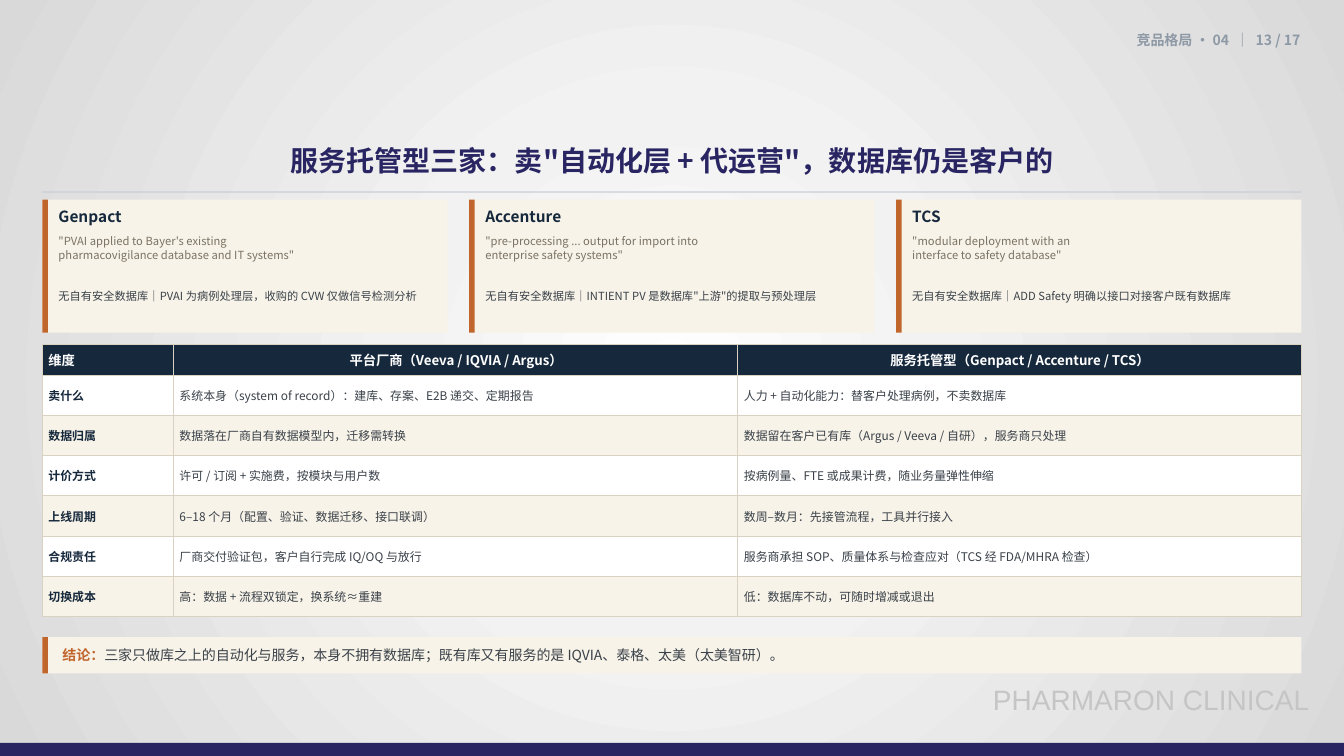
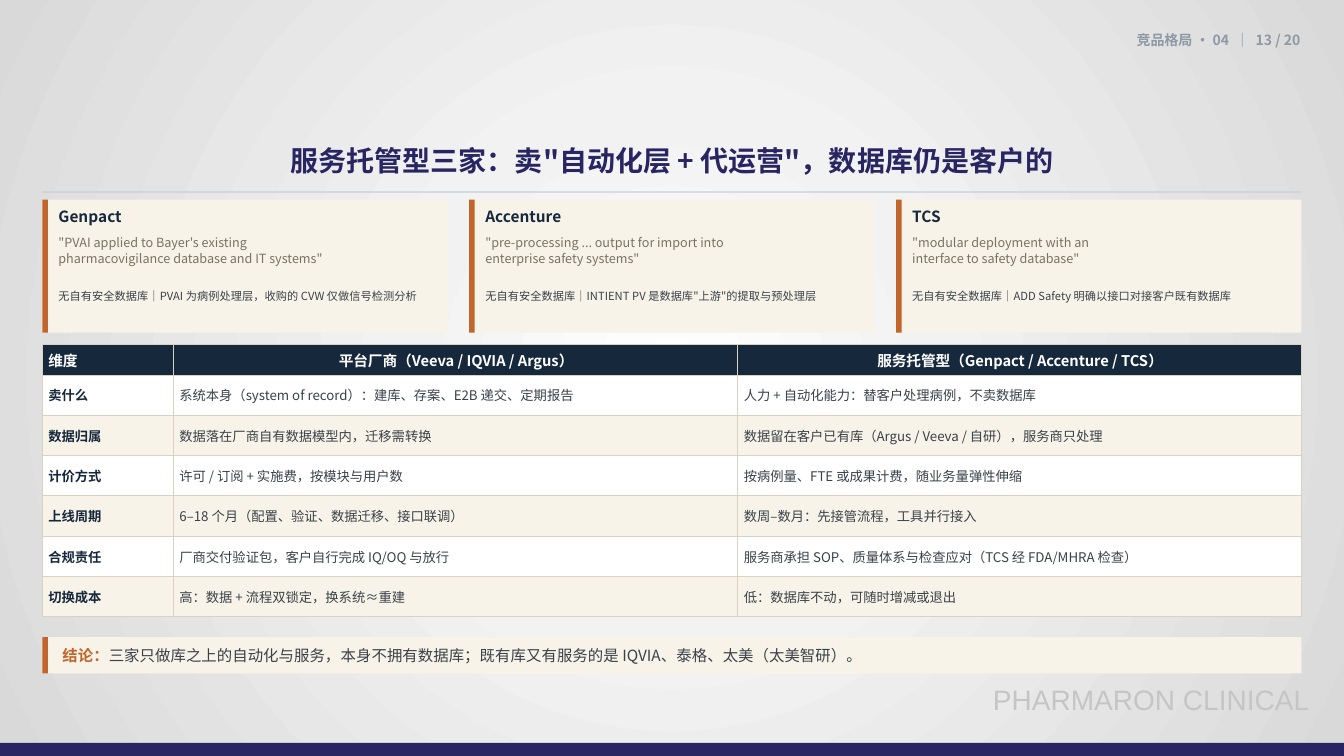
Before and after one commit to Eros-Python/TRAE-CODE, a slide deck: slide 13 of PV数据库市场调研总结-20261111.pptx. Drawn at 1344x756 pixels with LibreOffice and Linux fonts; fonts in the diff are those of the drawing; background and template pictures are left out. Boxes give left, top, right and bottom in pixels: in the first picture for what was removed or moved away, otherwise in the second. Text is boxed around its words. In the diff, an @@ line names an element or a change of style, - is before the commit and + after.

```diff
--- a/PV数据库市场调研总结-20261111.pptx
+++ b/PV数据库市场调研总结-20261111.pptx
@@ text at (x1=1137, y1=33, x2=1300, y2=46): text changed @@
-竞品格局 · 04 ｜ 13 / 17
+竞品格局 · 04 ｜ 13 / 20
@@ size 8 to 9 pt in 3 elements at (x1=58, y1=237, x2=322, y2=266), (x1=485, y1=237, x2=723, y2=266), (x1=912, y1=237, x2=1089, y2=266) @@
@@ table at (x1=42, y1=345, x2=1302, y2=617) @@
@@ size 9.5 to 10.5 pt in "维度", "平台厂商（Veeva / IQVIA / Argus）", "服务托管型（Genpact / Accenture / TCS）" @@
@@ size 8.5 to 9.5 pt in "卖什么", "系统本身（system of record）：建库、存案、E2B 递交、定期报告", "人力 + 自动化能力：替客户处理病例，不卖数据库", "数据归属" and 14 more places @@
@@ text "结论：三家只做库之上的自动化与服务，本身不拥有数据库；既有库又有服务的是 IQVIA、泰格、太美（太美智研）。" at (x1=62, y1=648, x2=861, y2=664): size 10 to 11 pt @@
```
Also in this commit, not shown: 12 other slides changed, 3 slides added, 11 other files.
